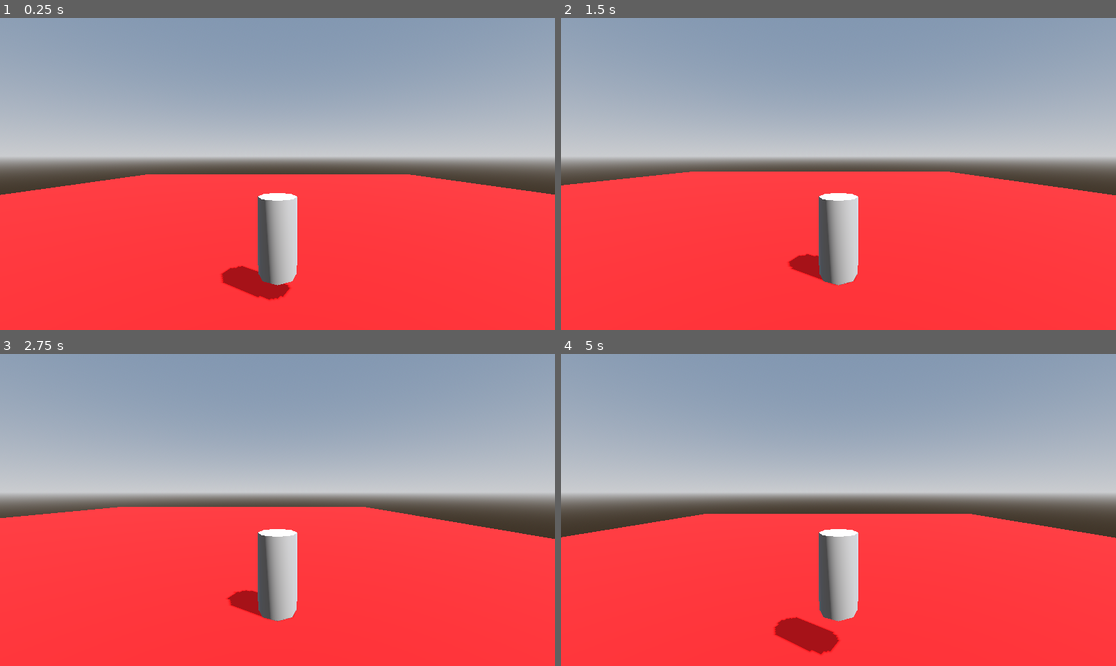
Above: before the commit, frames 1-4 (two rows, left to right).
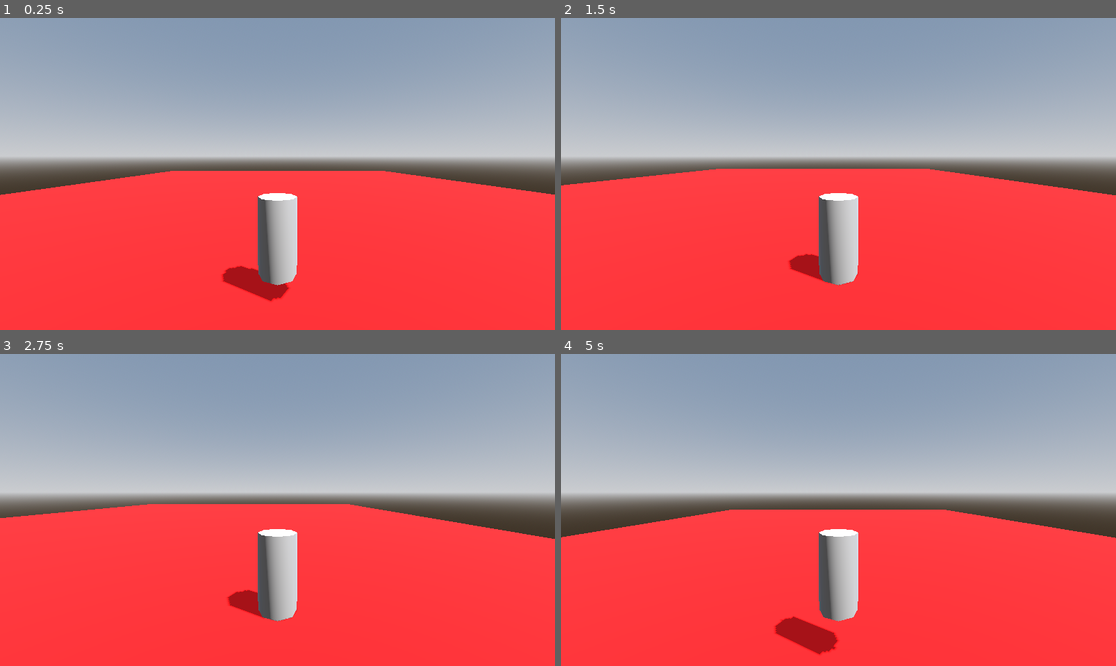
Above: after the commit, the same moments.

Repository: AnxietyTheOrk/GraveRobbery
Game: Godot game, scene res://Scenes/level_1.tscn
Same seed, same stepped clock (60 frames per second), same inputs: the game is played once before the commit and once after it.
Inputs:
- Up to frame 1 (0.25 s): no input
- Up to frame 2 (1.5 s): tap Enter (ui_accept) at 0.5, 0.77 s; hold D (move_right) 0.53-1.28 s; tap C (rotate_above) at 0.6 s; hold S (move_back) from 1.28 s (still down); tap Z (rotate_below) at 1.35 s
- Up to frame 3 (2.75 s): tap Enter (ui_accept) at 1.52 s; release S (move_back) at 2.03 s; hold D (move_right) from 2.03 s (still down); tap C (rotate_above) at 2.1 s
- Up to frame 4 (5 s): release D (move_right) at 2.78 s; hold W (move_forward) 2.78-3.53 s; tap Z (rotate_below) at 2.85, 4.35 s; tap Enter (ui_accept) at 3.02, 3.77, 4.52 s; hold A (move_left) from 3.53 s (still down); tap C (rotate_above) at 3.6 s

The runs differ from the first frame. In frame 1, 0.6% of the frame differs, in the area x 18-74%, y 48-91%; in frame 2, 0.4%; in frame 3, 0.4%; in frame 4, 0.7%, in the area x 26-74%, y 49-97%.

Commit message:
Last Sync: 2025-09-23 08:16 (Mobile)

Diff:
--- a/grave-robbery/Scenes/level_1.tscn
+++ b/grave-robbery/Scenes/level_1.tscn
@@ -14,9 +14,6 @@
 sky = SubResource("Sky_8ffim")
 tonemap_mode = 2
 
-[sub_resource type="BoxShape3D" id="BoxShape3D_vk57k"]
-size = Vector3(50, 0.5, 50)
-
 [sub_resource type="StandardMaterial3D" id="StandardMaterial3D_vk57k"]
 albedo_color = Color(0.96862745, 0.015686275, 0.023529412, 1)
 
@@ -30,15 +27,11 @@
 shadow_enabled = true
 
 [node name="Player" parent="." instance=ExtResource("1_vk57k")]
-transform = Transform3D(-4.3711385e-08, 0, 0.99999994, 0, 1, 0, -0.99999994, 0, -4.3711385e-08, 8.712309, 1, 0.089)
+transform = Transform3D(-4.3711385e-08, 0, 0.99999994, 0, 1, 0, -0.99999994, 0, -4.3711385e-08, 16.988947, 1, 0.089)
 
 [node name="CSGCombiner3D" type="CSGCombiner3D" parent="."]
+use_collision = true
 
-[node name="StaticBody3D" type="StaticBody3D" parent="CSGCombiner3D"]
-
-[node name="CollisionShape3D" type="CollisionShape3D" parent="CSGCombiner3D/StaticBody3D"]
-shape = SubResource("BoxShape3D_vk57k")
-
-[node name="CSGBox3D" type="CSGBox3D" parent="CSGCombiner3D/StaticBody3D"]
+[node name="CSGBox3D" type="CSGBox3D" parent="CSGCombiner3D"]
 size = Vector3(50, 0.5, 50)
 material = SubResource("StandardMaterial3D_vk57k")
Not shown: 1 places in grave-robbery/Scenes/level_1.tscn that only renumber resources
